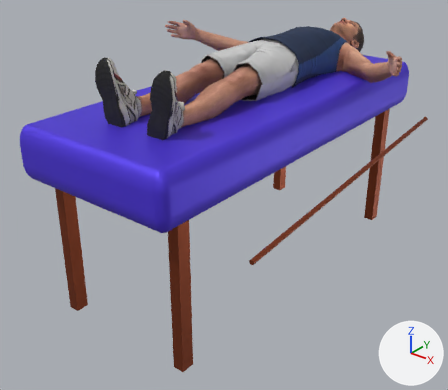
The glTF model assets/models/asim.glb as it was, and as the next commit left it.
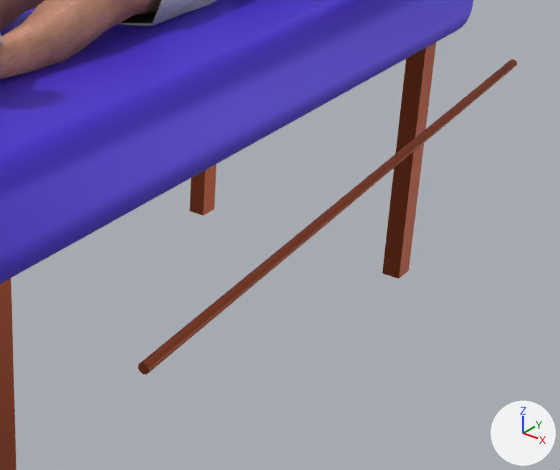
Each version appears first whole from a 50 mm camera at (186.0, -171.0, 84.0) aimed at (-3.0, 65.0, -62.0), and next in a close-up on the part from 41% to 100% of the width and 23% to 80% of the height. The lights are fixed; the arrows at lower right show +X, +Y and +Z. The last two pictures show the newer version. Where no turn or scale is listed for an object, it has been applied to the vertices.

Names of what the first close-up shows: 'Cylinder', 'Karakter', 'yatak'.
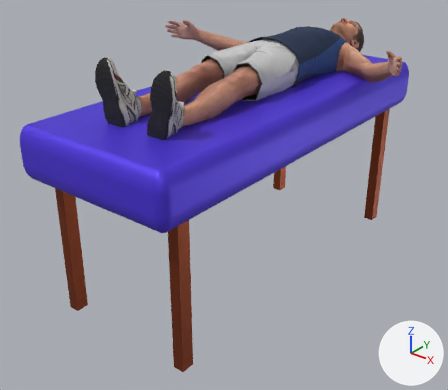
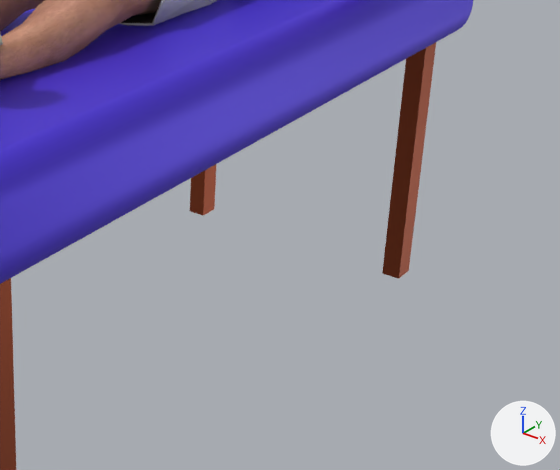
Pixel boxes (x1, y1, x2, y2) of what changed, in the close-ups (560 x 470 px):
'Cylinder', deleted: before (138, 59, 517, 374)

The change, as a list of edits to the scene's bpy script:
```text
Remove ob_cylinder:
    ob_cylinder = bpy.data.objects.new('Cylinder', me_cylinder)
    ob_cylinder.location = (80.6, 51.1, -22.3)
```
